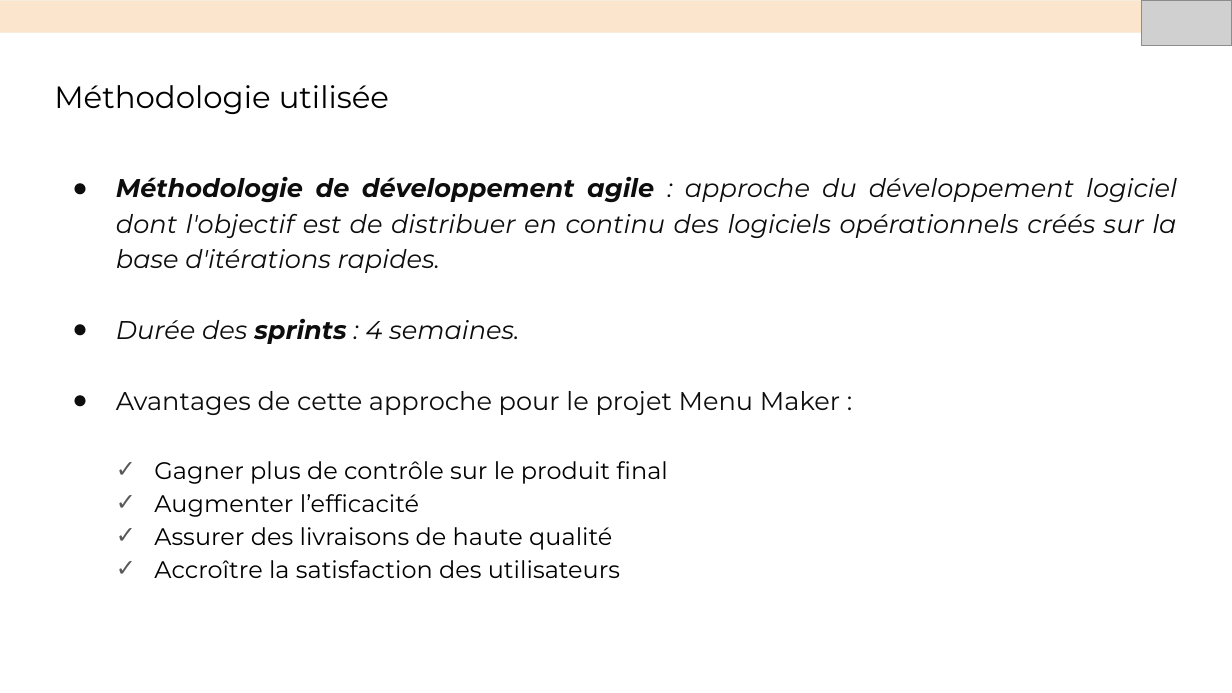
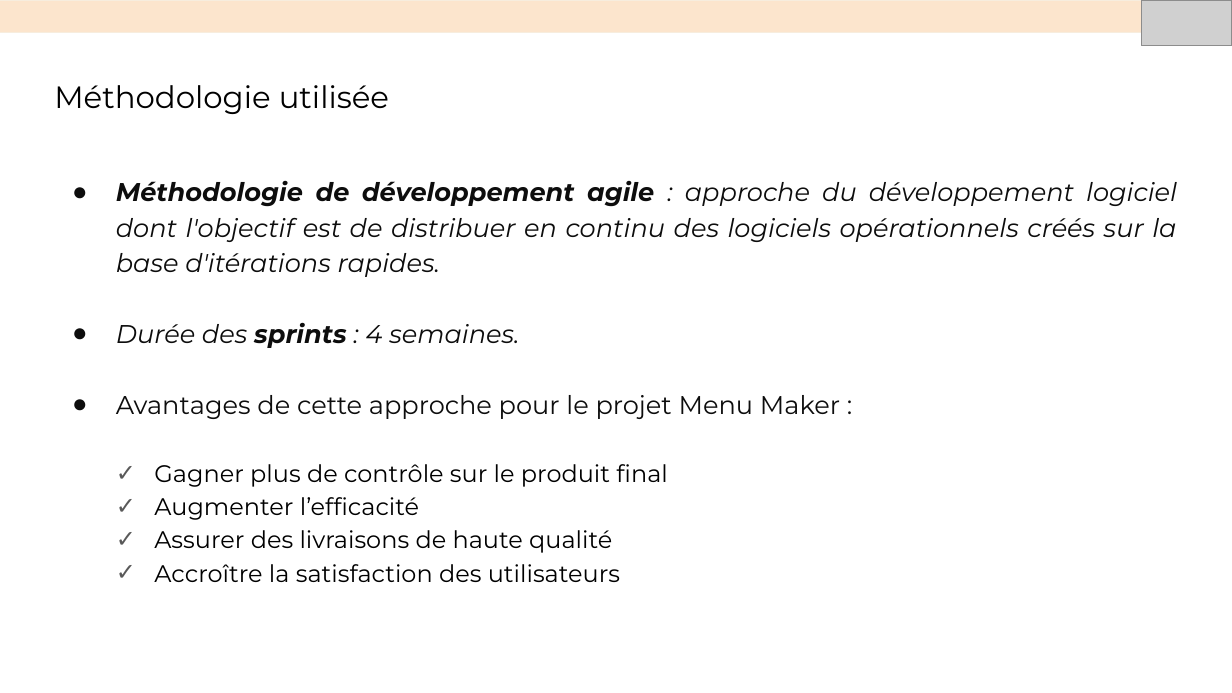
Before and after one commit to sunny-biard/MenuMaker, a slide deck: slide 8 of BIARD_Sunny_4_presentation_052024.pptx. Drawn at 1232x693 pixels with LibreOffice and Linux fonts; fonts in the diff are those of the drawing; grey boxes stand for pictures. Boxes give left, top, right and bottom in pixels: in the first picture for what was removed or moved away, otherwise in the second. Text is boxed around its words. In the diff, an @@ line names an element or a change of style, - is before the commit and + after.

```diff
--- a/BIARD_Sunny_4_presentation_052024.pptx
+++ b/BIARD_Sunny_4_presentation_052024.pptx
@@ text "Méthodologie de développement agile : ...": place and size @@
-text "Méthodologie de développement agile : ..." at <box>116,177,1177,578</box>
+text "Méthodologie de développement agile : ..." at <box>116,181,1177,582</box>
```
Also in this commit, not shown: 1 other slide changed, 1 other file.
